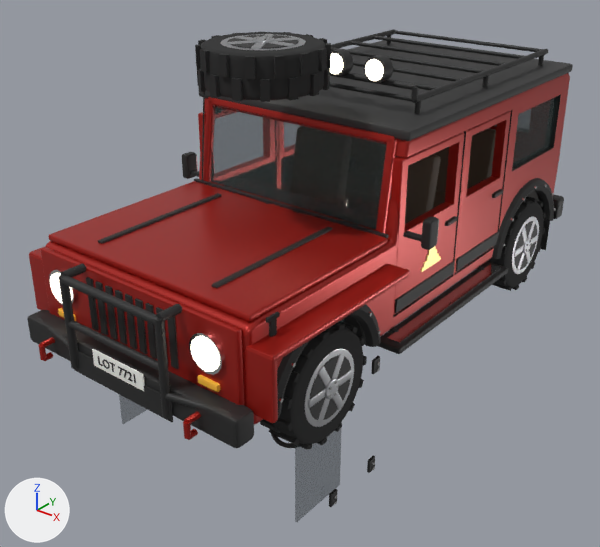
The FBX model Assets/_Project/Models/Vehicles/Jeep/Car_Model.fbx: old version first, new version second.
Rendered twice from a 50 mm camera at (3.51, -4.9, 3.3) aimed at (-0.09, -0.4, 0.51). Lighting does not change. The marker at lower left points along +X, +Y and +Z. The older version comes first. Where no turn or scale is listed for an object, it has been applied to the vertices.

Objects in the first picture: 'SM_Jeep_Body', 'SM_Jeep_BullBar', 'SM_Jeep_Bumper_Front', 'SM_Jeep_Door_FL', 'SM_Jeep_Door_FR', 'SM_Jeep_Door_RR', 'SM_Jeep_Fenders_Front', 'SM_Jeep_Glass_Windshield', 'SM_Jeep_Grille', 'SM_Jeep_Hardtop', 'SM_Jeep_Hood', 'SM_Jeep_RoofRack', 'SM_Jeep_SteeringWheel', 'SM_Jeep_TowHooks', 'SM_Jeep_Wheel_FR', 'SM_Jeep_Wheel_RR', 'SM_Jeep_Wheel_Spare', 'SM_Jeep_WindshieldFrame' and 24 more.
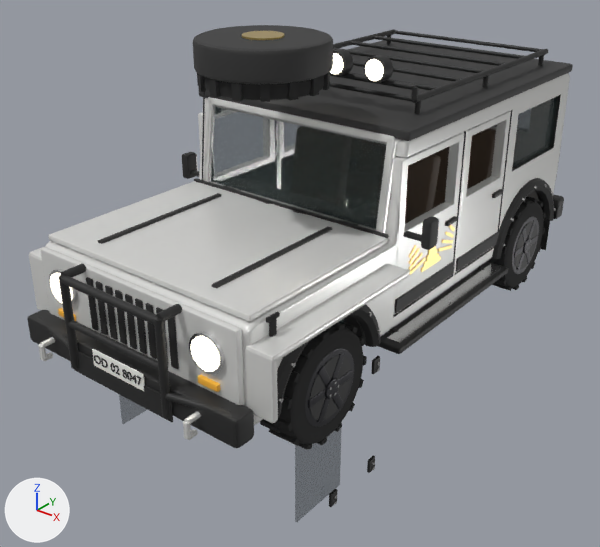
Location of each change, (x1, y1, x2, y2) in pixels of the pictures (600 x 547 px):
'SM_Jeep_Wheel_FR', recoloured (light grey to black): (260, 322, 357, 447) in both
'SM_Jeep_SpareCover', added: after (193, 25, 333, 84)
'SM_Jeep_Fenders_Front', recoloured: (29, 247, 410, 423) in both
'SM_Jeep_Wheel_RR', recoloured (light grey to dark grey): (482, 197, 542, 277) in both
'SM_Jeep_TowHooks', recoloured: (38, 337, 201, 440) in both
'SM_Jeep_SteeringWheel', moved (not visible afterwards): before (271, 433, 295, 448)
part 1 of me_hood_002, recoloured (red to white): (48, 181, 388, 321) in both
part 2 of me_body_002, recoloured: (45, 73, 570, 425) in both
part 3 of me_door_rr_002, recoloured (red to white): (455, 111, 511, 273) in both
part 4 of me_windshieldframe_001, recoloured: (203, 97, 397, 233) in both
part 5 of me_door_fl_002, recoloured (red to white): (198, 112, 206, 153) in both
part 6 of me_grille_001, recoloured (red to white): (41, 247, 244, 405) in both
part 7 of me_door_fr_002, added: after (410, 257, 425, 275)
part 8 of me_door_fr_002, added: after (438, 245, 452, 252)
part 9 of me_door_fr_002, added: after (408, 245, 422, 270)
part 10 of me_door_fr_002, added: after (441, 225, 455, 243)
part 11 of me_door_fr_002, recoloured (red to white): (391, 132, 464, 315) in both

The change, as a diff of the scene's bpy script:
```diff
--- a/Assets/_Project/Models/Vehicles/Jeep/Car_Model.fbx.py
+++ b/Assets/_Project/Models/Vehicles/Jeep/Car_Model.fbx.py
@@ mat_mat_alloy @@
 mat_mat_alloy = principled_material('MAT_Alloy')
-mat_mat_alloy.base_color = (0.55, 0.56, 0.58)  # light grey #c4c5c8
+mat_mat_alloy.base_color = (0.035, 0.035, 0.04)  # dark grey #353538
 mat_mat_alloy.metallic = 1.0
@@ me_door_fl_002 @@
-me_door_fl_002.from_pydata(...)  # 372 vertices, 330 faces; spans x -0.245..0.075, y 0.0..0.808, z -0.554..0.554
+me_door_fl_002.from_pydata(...)  # 436 vertices, 378 faces; spans x -0.245..0.075, y 0.0..0.808, z -0.554..0.554
+# me_door_fl_002 part 5: 60 faces spanning x -0.018..0.058, y 0.0..0.808, z -0.554..0.554 switch from mat_mat_paint_red (red #ad241d) to mat_mat_paint_body (white #eaeae7)
+# edits to the shape of me_door_fl_002 do not show in these pictures
 me_door_fl_002.materials.append(mat_mat_blacktrim)
@@ me_grille_001 @@
 me_grille_001.from_pydata(...)  # 560 vertices, 540 faces; spans x -0.86..0.86, y -0.04..0.03, z -0.25..0.25
+# me_grille_001 part 6: all 54 faces that had it switch from mat_mat_paint_red (red #ad241d) to mat_mat_paint_body (white #eaeae7)
 me_grille_001.materials.append(mat_mat_blacktrim)
@@ me_fenders_front_001 @@
 me_fenders_front_001.from_pydata(...)  # 224 vertices, 216 faces; spans x -1.07..1.07, y -0.69..0.68, z -0.4..0.03
-me_fenders_front_001.materials.append(mat_mat_paint_red)  # red #ad241d
+me_fenders_front_001.materials.append(mat_mat_paint_body)  # white #eaeae7
@@ me_body_002 @@
 me_body_002.from_pydata(...)  # 534 vertices, 377 faces; spans x -0.9..0.9, y -2.08..2.03, z 0.46..1.8
+# me_body_002 part 2: 278 faces spanning x -0.9..0.9, y -2.08..2.03, z 0.46..1.8 switch from mat_mat_paint_red (red #ad241d) to mat_mat_paint_body (white #eaeae7)
 me_body_002.materials.append(mat_mat_blacktrim)
@@ me_hood_002 @@
 me_hood_002.from_pydata(...)  # 168 vertices, 162 faces; spans x -0.88..0.88, y -1.34..0.0, z -0.02..0.04
+# me_hood_002 part 1: all 54 faces that had it switch from mat_mat_paint_red (red #ad241d) to mat_mat_paint_body (white #eaeae7)
 me_hood_002.materials.append(mat_mat_blacktrim)
@@ me_door_fr_002 @@
-me_door_fr_002.from_pydata(...)  # 372 vertices, 330 faces; spans x -0.075..0.245, y 0.0..0.808, z -0.554..0.554
+me_door_fr_002.from_pydata(...)  # 436 vertices, 378 faces; spans x -0.075..0.245, y 0.0..0.808, z -0.554..0.554
+# me_door_fr_002 part 7: the loose piece of 8 vertices spanning x 0.024..0.032, y 0.314..0.574, z -0.335..-0.305 is copied, and the copy is turned 12 degrees about the x axis through its middle and scaled by 0.769, then moved by (0.0, -0.19, 0.055); it spans x 0.024..0.032, y 0.154..0.354, z -0.297..-0.233
+# me_door_fr_002 part 8: the loose piece of 8 vertices spanning x 0.024..0.032, y 0.314..0.574, z -0.335..-0.305 is copied, and the copy is turned -12 degrees about the x axis through its middle and scaled by 0.769, then moved by (0.0, 0.19, 0.055); it spans x 0.024..0.032, y 0.534..0.734, z -0.297..-0.233
+# me_door_fr_002 part 9: 24 vertices added at x 0.024..0.032, y 0.135..0.31, z -0.26..-0.092
+# me_door_fr_002 part 10: 24 vertices added at x 0.024..0.032, y 0.578..0.753, z -0.26..-0.092
+# me_door_fr_002 part 11: 60 faces spanning x -0.058..0.018, y 0.0..0.808, z -0.554..0.554 switch from mat_mat_paint_red (red #ad241d) to mat_mat_paint_body (white #eaeae7)
 me_door_fr_002.materials.append(mat_mat_blacktrim)
@@ me_windshieldframe_001 @@
 me_windshieldframe_001.from_pydata(...)  # 264 vertices, 240 faces; spans x -0.82..0.82, y -0.08..0.07, z -0.37..0.34
+# me_windshieldframe_001 part 4: all 216 faces that had it switch from mat_mat_paint_red (red #ad241d) to mat_mat_paint_body (white #eaeae7)
 me_windshieldframe_001.materials.append(mat_mat_blacktrim)
@@ me_towhooks_001 @@
 me_towhooks_001.from_pydata(...)  # 88 vertices, 60 faces; spans x -0.68..0.68, y -0.06..0.06, z -0.07..0.07
-me_towhooks_001.materials.append(mat_mat_paint_red)  # red #ad241d
+me_towhooks_001.materials.append(mat_mat_paint_body)  # white #eaeae7
@@ me_door_rr_002 @@
 me_door_rr_002.from_pydata(...)  # 172 vertices, 162 faces; spans x -0.075..0.047, y 0.0..0.688, z -0.554..0.554
+# me_door_rr_002 part 3: all 60 faces that had it switch from mat_mat_paint_red (red #ad241d) to mat_mat_paint_body (white #eaeae7)
 me_door_rr_002.materials.append(mat_mat_blacktrim)
@@ ob_sm_jeep_steeringwheel @@
 ob_sm_jeep_steeringwheel = bpy.data.objects.new('SM_Jeep_SteeringWheel', me_steeringwheel_001)
-ob_sm_jeep_steeringwheel.location = (0.4, -1.07, -0.3)
+ob_sm_jeep_steeringwheel.location = (-0.4, -1.07, -0.3)
@@ ob_sm_jeep_sparecover @@
+ob_sm_jeep_sparecover = bpy.data.objects.new('SM_Jeep_SpareCover', me_sparecover_001)  # 264 vertices, 208 faces; spans x 0.445..1.295, y -0.585..0.265, z 0.17..0.38; in mat_mat_hardtop_black (dark grey #303030), mat_mat_gold_emblem (yellow #ebce81)
+ob_sm_jeep_sparecover.location = (-0.75, -0.86, 2.03)
```
